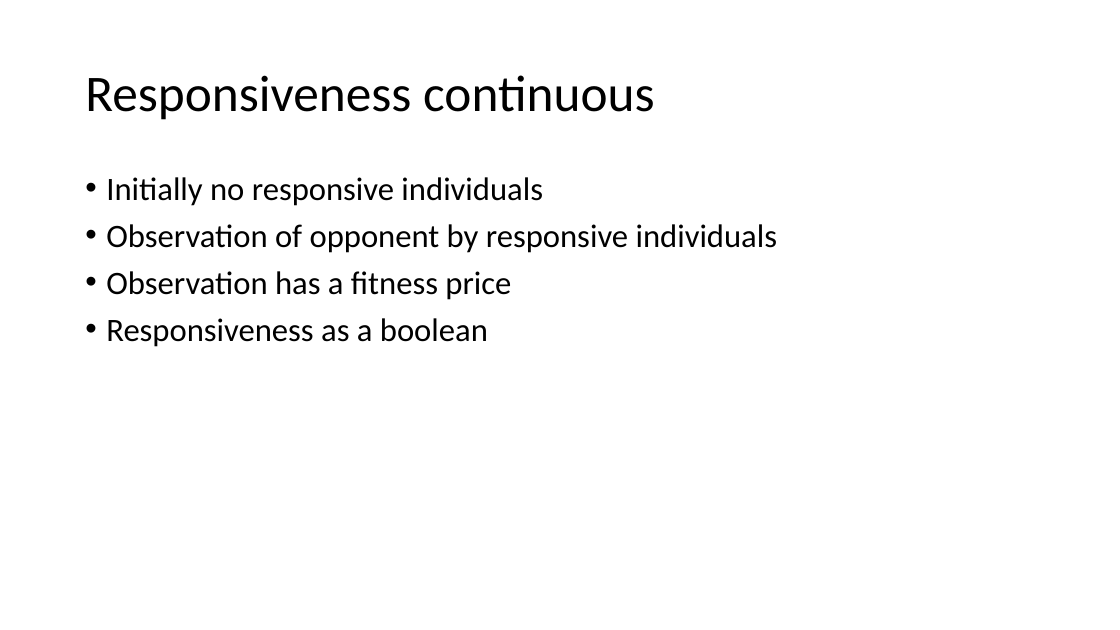
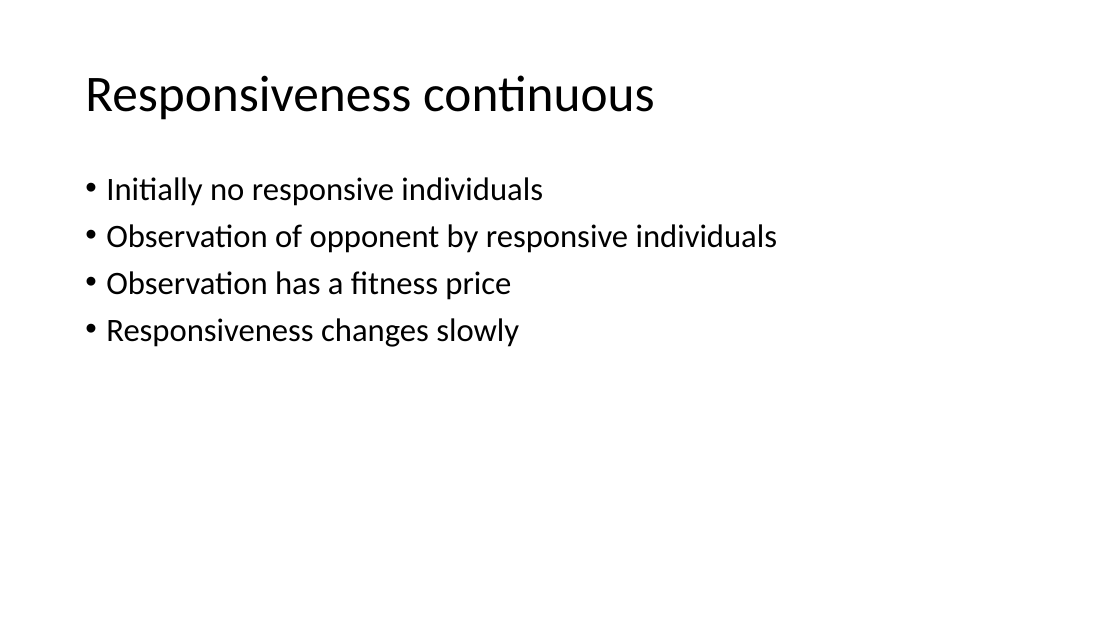
Before and after one commit to J-Damhuis/Cooperation, a slide deck: slide 10 of Presentations/Presentation_18-01-2019.pptx. Drawn at 1120x630 pixels with LibreOffice and Linux fonts; fonts in the diff are those of the drawing. Boxes give left, top, right and bottom in pixels: in the first picture for what was removed or moved away, otherwise in the second. Text is boxed around its words. In the diff, an @@ line names an element or a change of style, - is before the commit and + after.

```diff
--- a/Presentations/Presentation_18-01-2019.pptx
+++ b/Presentations/Presentation_18-01-2019.pptx
@@ text at bbox=[106, 318, 519, 347]: text changed @@
-• Responsiveness as a boolean
+• Responsiveness changes slowly
```
Also in this commit, not shown: 2 other slides changed, 2 other files.
